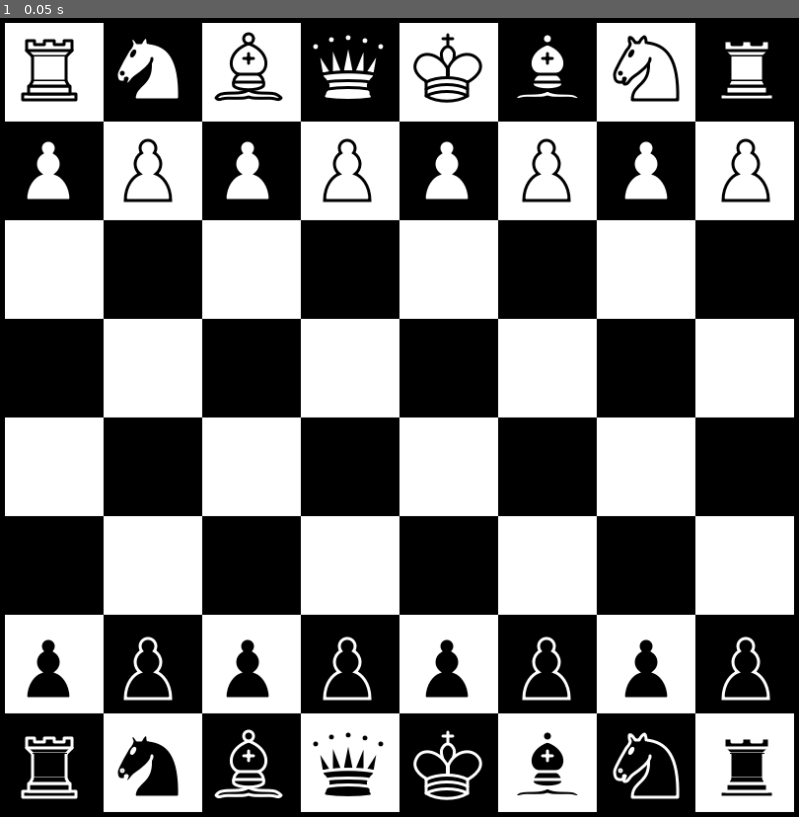
Above: before the commit, frame 1.
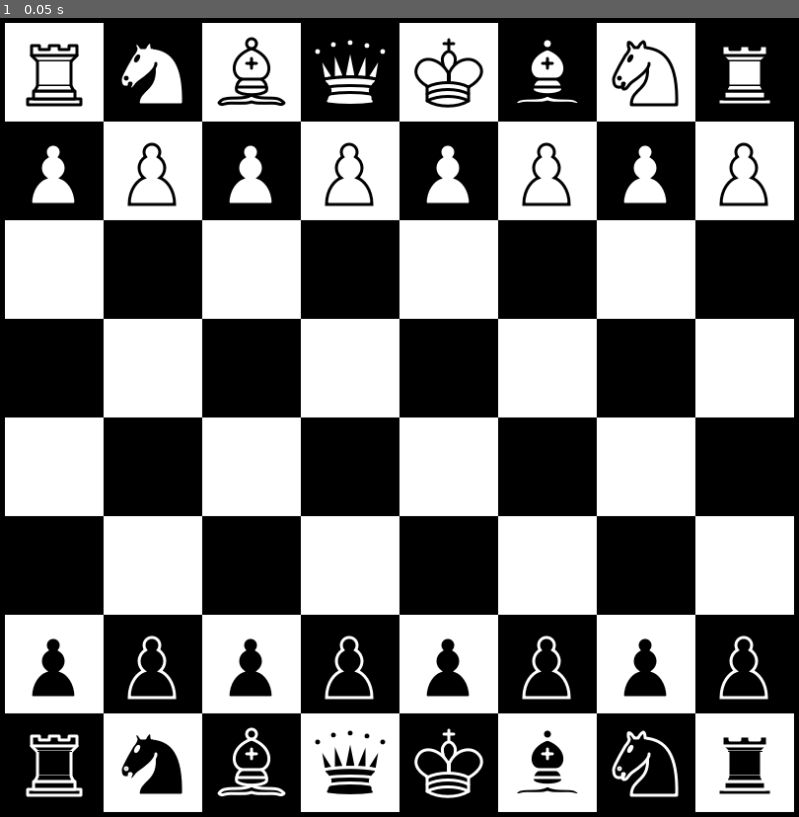
Above: after the commit, the same moment.

Repository: nafiz1001/Godot-Chess
Game: Godot game, scene res://chess.tscn
Same seed, same stepped clock (60 frames per second), same inputs: the game is played once before the commit and once after it.
Inputs:
- Up to frame 1 (0.05 s): no input

The runs differ from the first frame. In frame 1, 6.8% of the frame differs, in the area x 2-97%, y 1-98%.

Commit message:
use area2d

Diff:
--- a/chess_board.gd
+++ b/chess_board.gd
@@ -2,23 +2,20 @@
 class_name ChessBoardNode
 extends Node2D
 
-const LENGTH = 810
+const BORDER_PADDING = 5
+const LENGTH = (810 - BORDER_PADDING*2)
 const CELL_LENGTH = LENGTH / 8
 
 const COLUMNS = ['A', 'B', 'C', 'D', 'E', 'F', 'G', 'H']
 const ROWS =    ['8', '7', '6', '5', '4', '3', '2', '1']
 
-
 func _ready() -> void:
 	for row in range(8):
 		for col in range(8):
-			var cell = Node2D.new()
-			cell.position = Vector2(CELL_LENGTH * col + CELL_LENGTH / 2, CELL_LENGTH * row + CELL_LENGTH / 2)
+			var cell = create_area2d()
+			cell.position = Vector2(CELL_LENGTH * (col + 0.5) + BORDER_PADDING, CELL_LENGTH * (row + 0.5) + BORDER_PADDING)
 			cell.name = indices_to_coords(col, row)
 			$Cells.add_child(cell)
-
-	if Engine.is_editor_hint():
-		add_markers()
 
 func add_markers():
 	for cell in $Cells.get_children():
@@ -29,3 +26,11 @@
 
 func get_cell(col: int, row: int):
 	return $Cells.find_child(indices_to_coords(col, row), false, false)
+
+static func create_area2d():
+	var area = Area2D.new()
+	var shape = CollisionShape2D.new()
+	shape.shape = RectangleShape2D.new()
+	shape.shape.size = Vector2(CELL_LENGTH, CELL_LENGTH)
+	area.add_child(shape)
+	return area
